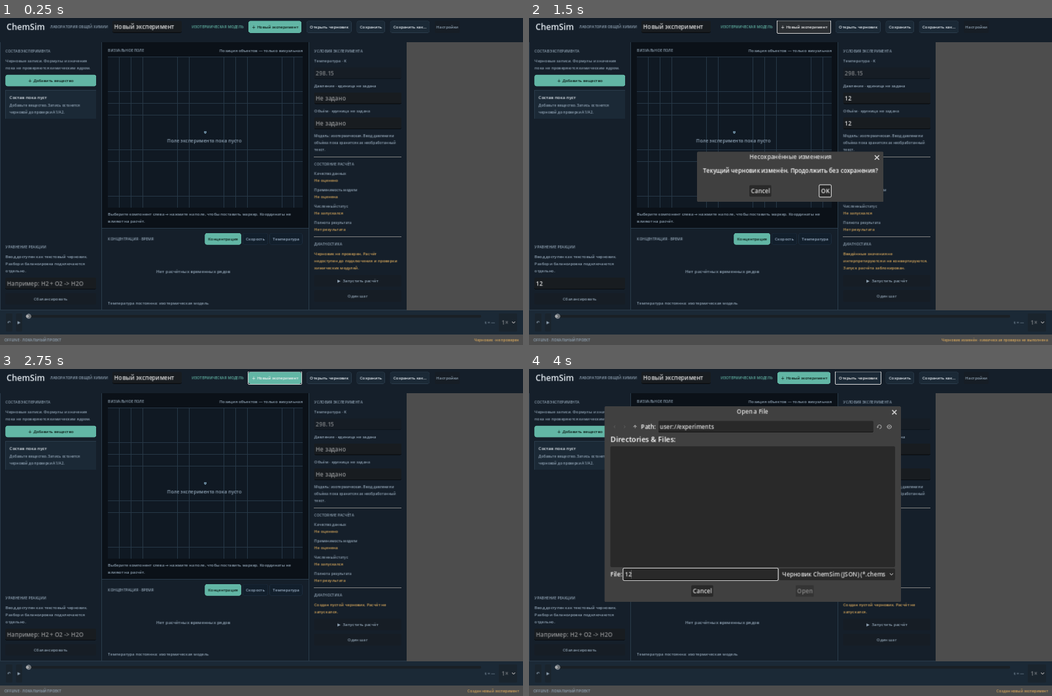
Above: before the commit, frames 1-4 (two rows, left to right).
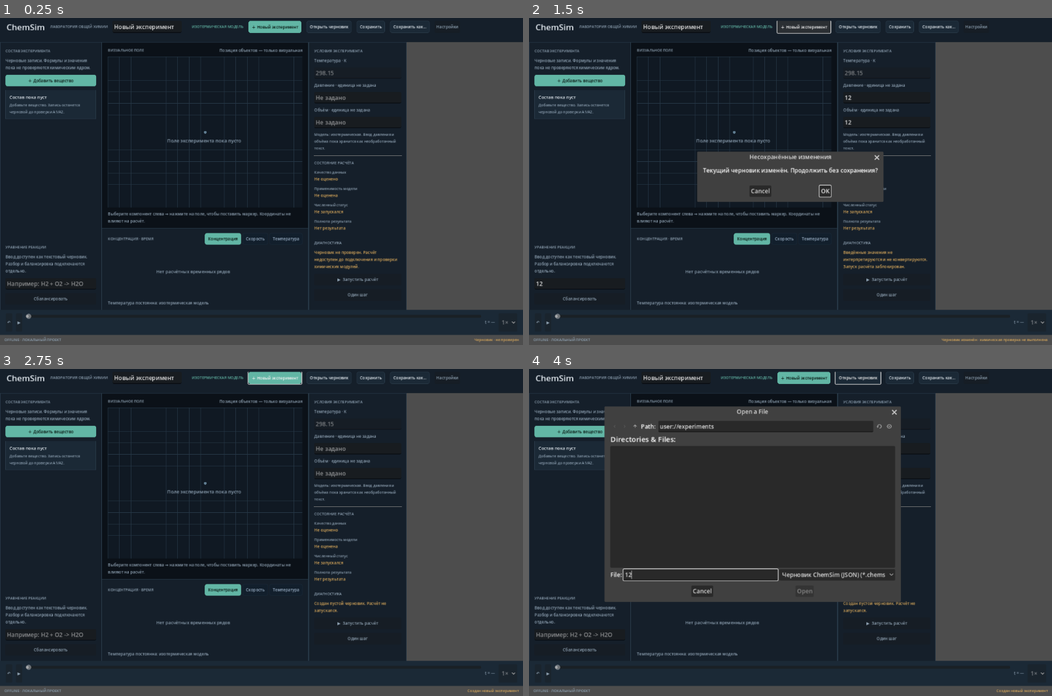
Above: after the commit, the same moments.

Repository: AndreyCokol/ChemSim
Game: Godot game, scene res://scenes/main.tscn
Two runs of this game, one before a commit and one after it. Both use one fixed random seed, a clock stepped at 60 frames per second and the inputs below.
Inputs (mouse positions are in pixels of both pictures, inside the frame that each line leads up to):
- Up to frame 1 (0.25 s): no input
- Up to frame 2 (1.5 s): click (581, 282) at 0.52 s; type "12" at 0.6 s; click (884, 99) at 0.75 s; type "12" at 0.83 s; click (884, 122) at 0.98 s; type "12" at 1.07 s; click "＋ Новый эксперимент" at 1.25 s
- Up to frame 3 (2.75 s): click "OK" at 2 s
- Up to frame 4 (4 s): click "Открыть черновик" at 2.75 s; click (701, 575) at 3.52 s; type "12" at 3.6 s

The runs differ from the first frame. In frame 1, 3.4% of the frame differs, in the area x 0-100%, y 0-99%; in frame 2, 3.3%; in frame 3, 3.3%; in frame 4, 2.3%.

Commit message:
fix(a5): enforce usable minimum workspace size

Diff:
--- a/scripts/main.gd
+++ b/scripts/main.gd
@@ -45,6 +45,8 @@
 var current_draft_path: String = ""
 
 func _ready() -> void:
+	# Keep the three-panel workspace usable without clipping its fixed side panels.
+	get_window().min_size = Vector2i(1120, 680)
 	_build_ui()
 	_create_add_dialog()
 	_refresh_composition()
